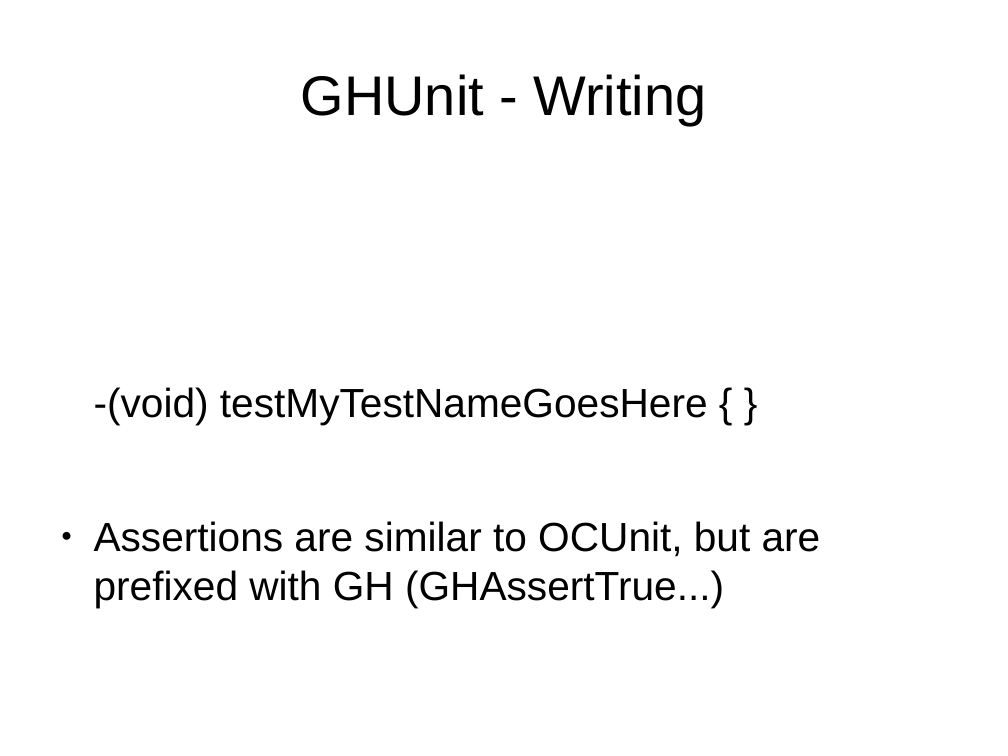
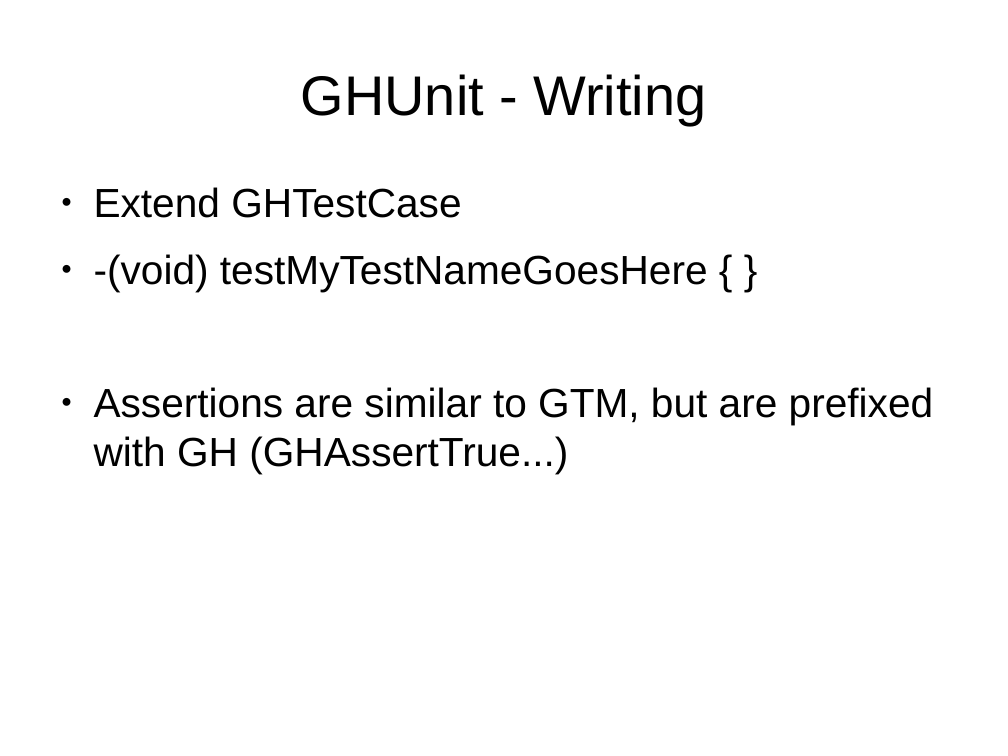
Before and after one commit to StlMobileDev/iPhone-Testing, a slide deck: slide 25 of Testing-Testing-iOS.odp. Drawn at 1008x756 pixels with LibreOffice and Linux fonts; fonts in the diff are those of the drawing. Boxes give left, top, right and bottom in pixels: in the first picture for what was removed or moved away, otherwise in the second. Text is boxed around its words. In the diff, an @@ line names an element or a change of style, - is before the commit and + after.

```diff
--- a/Testing-Testing-iOS.odp
+++ b/Testing-Testing-iOS.odp
@@ text at <box>94,187,461,218</box>: paragraph added @@
+● Extend GHTestCase
@@ text at <box>94,254,708,292</box>: bullet none to ● @@
@@ text at <box>94,387,934,474</box>: text changed @@
-● Assertions are similar to OCUnit, but are prefixed with GH (GHAssertTrue...)
+● Assertions are similar to GTM, but are prefixed with GH (GHAssertTrue...)
```
Also in this commit, not shown: 4 other slides changed, 9 slides added, 1 other file.
